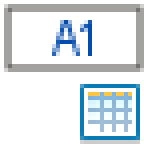
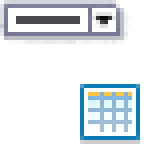
Layers edited between the first and the second 144px x 144px image:
added layer "tsworksheetindicator" above "tscellcombobox" over [0,0,132,48]
hid "A1" over [52,20,92,56]
hid "tscelledit+tscellindicator" over [4,4,144,72]
